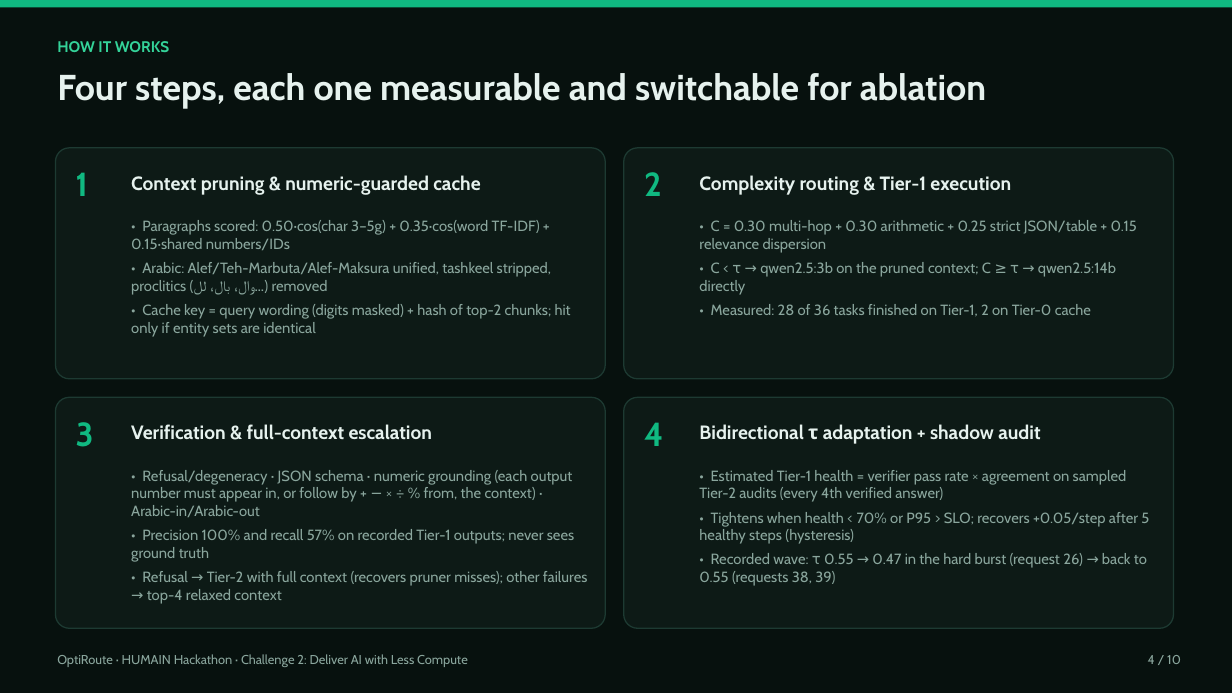
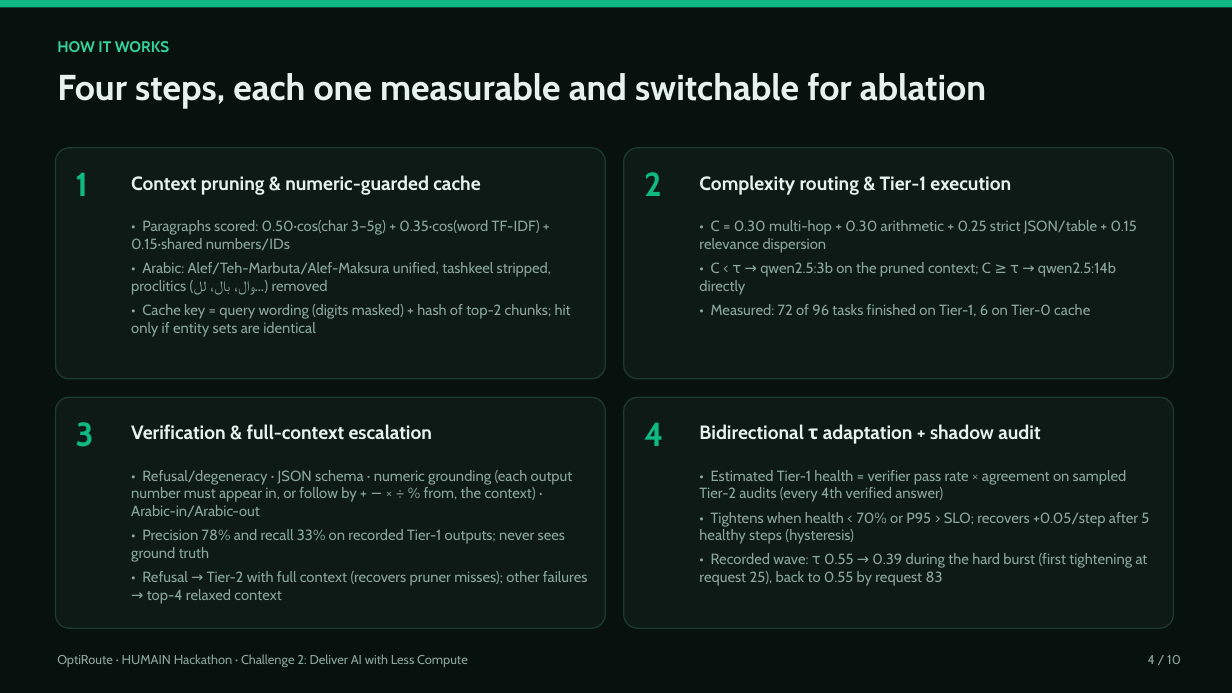
Before and after one commit to nawafalduaij/optiroute, a slide deck: slide 4 of deliverables/OptiRoute_Presentation.pptx. Drawn at 1232x693 pixels with LibreOffice and Linux fonts; fonts in the diff are those of the drawing. Boxes give left, top, right and bottom in pixels: in the first picture for what was removed or moved away, otherwise in the second. Text is boxed around its words. In the diff, an @@ line names an element or a change of style, - is before the commit and + after.

Commit message:
Benchmark on 96 held-out cases: re-record all profiles, update results, README and deck

```diff
--- a/deliverables/OptiRoute_Presentation.pptx
+++ b/deliverables/OptiRoute_Presentation.pptx
@@ text at (711,304,1090,316): text changed @@
-• Measured: 28 of 36 tasks finished on Tier-1, 2 on Tier-0 cache
+• Measured: 72 of 96 tasks finished on Tier-1, 6 on Tier-0 cache
@@ text at (131,529,565,562): text changed @@
-• Precision 100% and recall 57% on recorded Tier-1 outputs; never sees ground truth
+• Precision 78% and recall 33% on recorded Tier-1 outputs; never sees ground truth
@@ text at (699,553,1148,586): text changed @@
-• Recorded wave: τ 0.55 → 0.47 in the hard burst (request 26) → back to 0.55 (requests 38, 39)
+• Recorded wave: τ 0.55 → 0.39 during the hard burst (first tightening at request 25), back to 0.55 by request 83
```
Also in this commit, not shown: 8 other slides changed, 22 other files.
